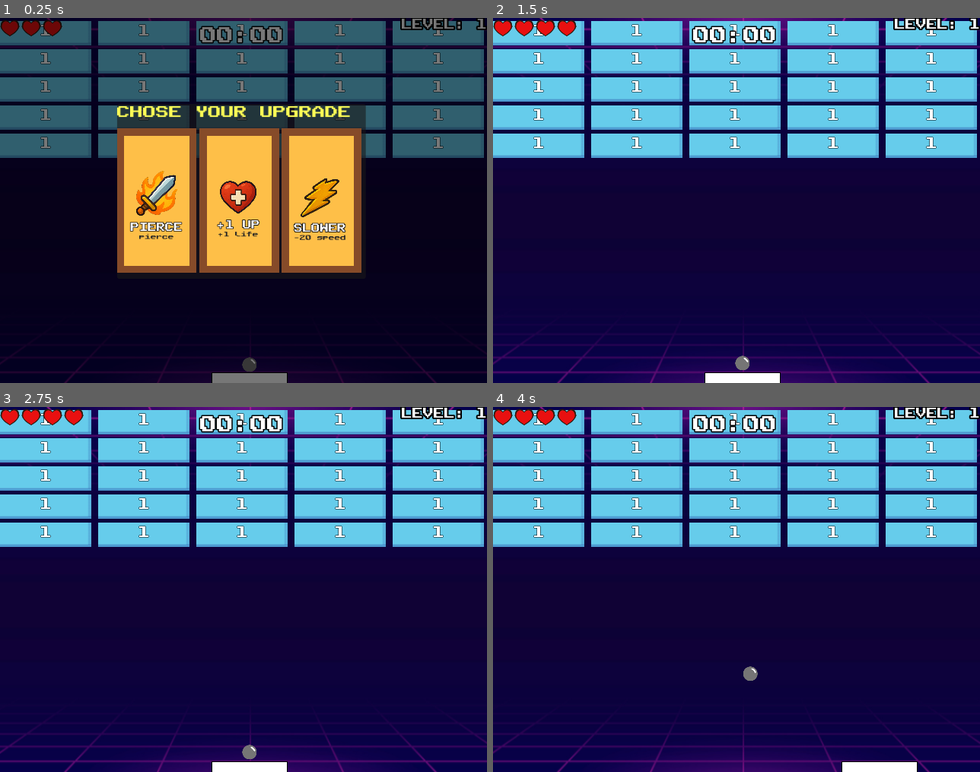
Above: before the commit, frames 1-4 (two rows, left to right).
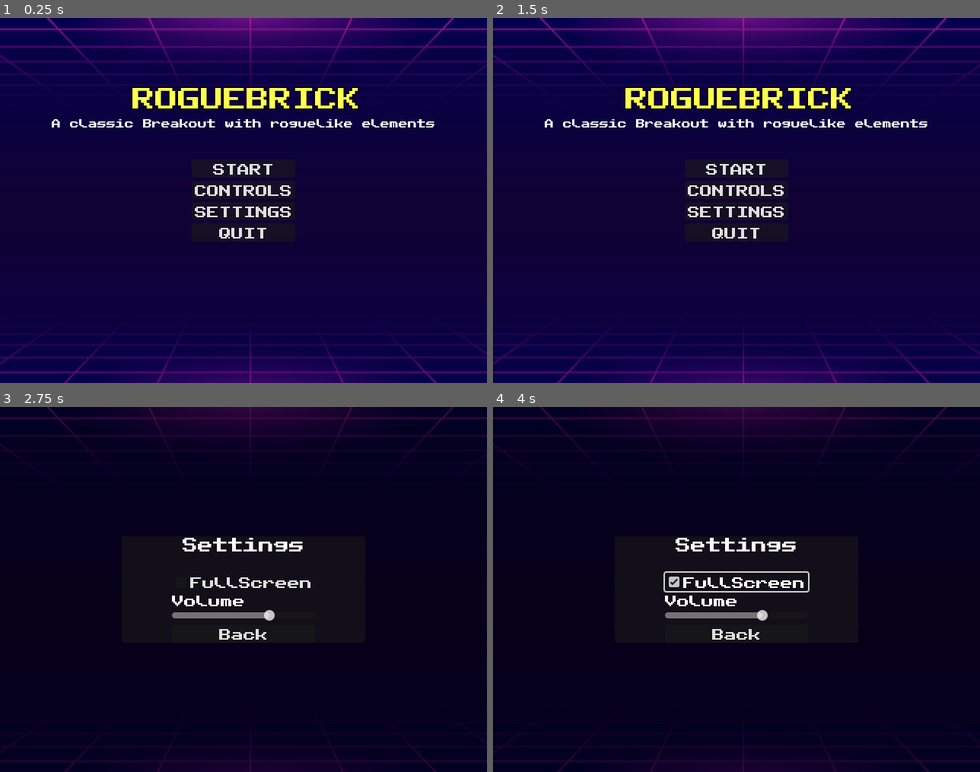
Above: after the commit, the same moments.

Repository: fabiolrodriguez/roguebrick
Game: Godot game, scene res://scenes/MainMenu.tscn
The game is run twice, just before and just after one commit, with the same random seed, the same clock (stepped at 60 frames per second) and the same inputs. Before the commit the project starts from res://scenes/wrold.tscn.
Inputs (mouse positions are in pixels of both pictures, inside the frame that each line leads up to):
- Up to frame 1 (0.25 s): no input
- Up to frame 2 (1.5 s): click (736, 189) at 0.5 s, where only the run after the commit has a clickable "CONTROLS"; click (736, 247) at 1.25 s, where only the run after the commit has a clickable "Back"
- Up to frame 3 (2.75 s): click (243, 600) at 2 s, where only the run after the commit has a clickable "SETTINGS"
- Up to frame 4 (4 s): click (736, 582) at 2.75 s, where only the run after the commit has a clickable "FullScreen"; tap Enter (ui_accept) at 3.5, 3.77 s; move the mouse to (843, 571) at 3.52 s; hold Right (ui_right) from 3.53 s (still down)

The runs differ from the first frame. In frame 1, 100% of the frame differs, in the area x 0-100%, y 0-100%; in frame 2, 33%; in frame 3, 100%; in frame 4, 100%.

Commit message:
start scene and couple menus

Diff:
--- a/project.godot
+++ b/project.godot
@@ -11,7 +11,7 @@
 [application]
 
 config/name="roguebrick"
-run/main_scene="uid://dtp3wvx20f6g4"
+run/main_scene="uid://d0umbtcupe156"
 config/features=PackedStringArray("4.6", "Forward Plus")
 config/icon="res://icon.svg"
 
@@ -19,7 +19,6 @@
 
 window/size/viewport_width=640
 window/size/viewport_height=480
-window/size/mode=2
 window/stretch/mode="canvas_items"
 
 [input]
--- /dev/null
+++ b/scenes/MainMenu.tscn
@@ -0,0 +1,203 @@
+[gd_scene format=3 uid="uid://d0umbtcupe156"]
+
+[ext_resource type="Script" uid="uid://bwj4ja8ml2g4" path="res://scripts/main_menu.gd" id="1_2wh52"]
+[ext_resource type="Texture2D" uid="uid://jq55unp6xmw1" path="res://assets/bg-resized.png" id="1_yqorp"]
+[ext_resource type="FontFile" uid="uid://ihks70w5dygr" path="res://assets/PublicPixel-rv0pA.ttf" id="2_0ykhv"]
+
+[node name="MainMenu" type="Node2D" unique_id=1960429733]
+script = ExtResource("1_2wh52")
+
+[node name="background" type="Sprite2D" parent="." unique_id=1400077535]
+position = Vector2(328.99994, 251.99998)
+scale = Vector2(1.05, 1.05)
+texture = ExtResource("1_yqorp")
+
+[node name="MainMenu" type="CanvasLayer" parent="." unique_id=1938348087]
+
+[node name="Title" type="Label" parent="MainMenu" unique_id=617337229]
+offset_left = 174.0
+offset_top = 88.5
+offset_right = 474.0
+offset_bottom = 118.5
+theme_override_colors/font_color = Color(1, 1, 0.3137255, 1)
+theme_override_colors/font_shadow_color = Color(0.0056611504, 0.0056611514, 0.00566115, 0)
+theme_override_constants/shadow_offset_x = 3
+theme_override_constants/shadow_offset_y = 7
+theme_override_constants/outline_size = 5
+theme_override_fonts/font = ExtResource("2_0ykhv")
+theme_override_font_sizes/font_size = 30
+text = "ROGUEBRICK"
+
+[node name="Label" type="Label" parent="MainMenu" unique_id=145241533]
+offset_left = 68.0
+offset_top = 132.0
+offset_right = 581.0
+offset_bottom = 155.0
+theme_override_fonts/font = ExtResource("2_0ykhv")
+theme_override_font_sizes/font_size = 12
+text = "A classic Breakout with roguelike elements"
+
+[node name="CenterContainer" type="CenterContainer" parent="MainMenu" unique_id=1298340592]
+anchors_preset = 8
+anchor_left = 0.5
+anchor_top = 0.5
+anchor_right = 0.5
+anchor_bottom = 0.5
+offset_left = -68.0
+offset_top = -67.5
+offset_right = 68.0
+offset_bottom = 67.5
+grow_horizontal = 2
+grow_vertical = 2
+
+[node name="VBoxContainer" type="VBoxContainer" parent="MainMenu/CenterContainer" unique_id=512672324]
+layout_mode = 2
+
+[node name="StartButton" type="Button" parent="MainMenu/CenterContainer/VBoxContainer" unique_id=1267190077]
+layout_mode = 2
+theme_override_constants/outline_size = 0
+theme_override_fonts/font = ExtResource("2_0ykhv")
+text = "START"
+
+[node name="ControlButton" type="Button" parent="MainMenu/CenterContainer/VBoxContainer" unique_id=1197851616]
+layout_mode = 2
+theme_override_fonts/font = ExtResource("2_0ykhv")
+text = "CONTROLS"
+
+[node name="SettingsButton" type="Button" parent="MainMenu/CenterContainer/VBoxContainer" unique_id=1737836986]
+layout_mode = 2
+theme_override_fonts/font = ExtResource("2_0ykhv")
+text = "SETTINGS"
+
+[node name="QuitButton" type="Button" parent="MainMenu/CenterContainer/VBoxContainer" unique_id=2076827236]
+layout_mode = 2
+theme_override_fonts/font = ExtResource("2_0ykhv")
+text = "QUIT"
+
+[node name="Controls" type="CanvasLayer" parent="." unique_id=929566947]
+
+[node name="ColorRect" type="ColorRect" parent="Controls" unique_id=368836452]
+offset_right = 665.0
+offset_bottom = 505.0
+color = Color(0, 0, 0, 0.53333336)
+
+[node name="PanelContainer" type="PanelContainer" parent="Controls" unique_id=854040234]
+anchors_preset = 8
+anchor_left = 0.5
+anchor_top = 0.5
+anchor_right = 0.5
+anchor_bottom = 0.5
+offset_left = -160.0
+offset_top = -46.5
+offset_right = 160.0
+offset_bottom = 46.5
+grow_horizontal = 2
+grow_vertical = 2
+
+[node name="CenterContainer" type="CenterContainer" parent="Controls/PanelContainer" unique_id=1683701584]
+layout_mode = 2
+
+[node name="VBoxContainer" type="VBoxContainer" parent="Controls/PanelContainer/CenterContainer" unique_id=980603137]
+layout_mode = 2
+
+[node name="Title" type="Label" parent="Controls/PanelContainer/CenterContainer/VBoxContainer" unique_id=1093097364]
+layout_mode = 2
+theme_override_fonts/font = ExtResource("2_0ykhv")
+theme_override_font_sizes/font_size = 20
+text = "Controls"
+horizontal_alignment = 1
+
+[node name="Title2" type="Label" parent="Controls/PanelContainer/CenterContainer/VBoxContainer" unique_id=1504754904]
+layout_mode = 2
+theme_override_fonts/font = ExtResource("2_0ykhv")
+theme_override_font_sizes/font_size = 20
+horizontal_alignment = 1
+
+[node name="Text" type="Label" parent="Controls/PanelContainer/CenterContainer/VBoxContainer" unique_id=1852009013]
+layout_mode = 2
+theme_override_fonts/font = ExtResource("2_0ykhv")
+text = "Arrows - Move
+Space  - Release Ball
+ESC    - Pause
+"
+
+[node name="BackButton" type="Button" parent="Controls/PanelContainer/CenterContainer/VBoxContainer" unique_id=864620610]
+layout_mode = 2
+theme_override_fonts/font = ExtResource("2_0ykhv")
+text = "Back"
+
+[node name="Settings" type="CanvasLayer" parent="." unique_id=1992657905]
+
+[node name="ColorRect" type="ColorRect" parent="Settings" unique_id=2065112759]
+offset_left = -5.0
+offset_top = -3.0
+offset_right = 660.0
+offset_bottom = 502.0
+color = Color(0, 0, 0, 0.53333336)
+
+[node name="PanelContainer" type="PanelContainer" parent="Settings" unique_id=737905149]
+anchors_preset = 8
+anchor_left = 0.5
+anchor_top = 0.5
+anchor_right = 0.5
+anchor_bottom = 0.5
+offset_left = -160.0
+offset_top = -46.5
+offset_right = 160.0
+offset_bottom = 46.5
+grow_horizontal = 2
+grow_vertical = 2
+
+[node name="CenterContainer" type="CenterContainer" parent="Settings/PanelContainer" unique_id=465936362]
+layout_mode = 2
+
+[node name="VBoxContainer" type="VBoxContainer" parent="Settings/PanelContainer/CenterContainer" unique_id=722948277]
+layout_mode = 2
+
+[node name="Title" type="Label" parent="Settings/PanelContainer/CenterContainer/VBoxContainer" unique_id=580645889]
+layout_mode = 2
+theme_override_fonts/font = ExtResource("2_0ykhv")
+theme_override_font_sizes/font_size = 20
+text = "Settings"
+horizontal_alignment = 1
+
+[node name="Title2" type="Label" parent="Settings/PanelContainer/CenterContainer/VBoxContainer" unique_id=558953786]
+layout_mode = 2
+theme_override_fonts/font = ExtResource("2_0ykhv")
+theme_override_font_sizes/font_size = 20
+horizontal_alignment = 1
+
+[node name="CheckBox" type="CheckBox" parent="Settings/PanelContainer/CenterContainer/VBoxContainer" unique_id=1086405465]
+layout_mode = 2
+theme_override_fonts/font = ExtResource("2_0ykhv")
+text = "FullScreen"
+alignment = 1
+
+[node name="HBoxContainer" type="HBoxContainer" parent="Settings/PanelContainer/CenterContainer/VBoxContainer" unique_id=443844562]
+layout_mode = 2
+
+[node name="Label" type="Label" parent="Settings/PanelContainer/CenterContainer/VBoxContainer/HBoxContainer" unique_id=38967748]
+layout_mode = 2
+theme_override_fonts/font = ExtResource("2_0ykhv")
+text = "Volume"
+horizontal_alignment = 1
+
+[node name="HSlider" type="HSlider" parent="Settings/PanelContainer/CenterContainer/VBoxContainer" unique_id=1376986157]
+layout_mode = 2
+max_value = 1.0
+step = 0.1
+value = 0.7
+
+[node name="BackButton" type="Button" parent="Settings/PanelContainer/CenterContainer/VBoxContainer" unique_id=390749104]
+layout_mode = 2
+theme_override_fonts/font = ExtResource("2_0ykhv")
+text = "Back"
+
+[connection signal="pressed" from="MainMenu/CenterContainer/VBoxContainer/StartButton" to="." method="_on_start_button_pressed"]
+[connection signal="pressed" from="MainMenu/CenterContainer/VBoxContainer/ControlButton" to="." method="_on_control_button_pressed"]
+[connection signal="pressed" from="MainMenu/CenterContainer/VBoxContainer/SettingsButton" to="." method="_on_settings_button_pressed"]
+[connection signal="pressed" from="MainMenu/CenterContainer/VBoxContainer/QuitButton" to="." method="_on_quit_button_pressed"]
+[connection signal="pressed" from="Controls/PanelContainer/CenterContainer/VBoxContainer/BackButton" to="." method="_on_back_button_pressed"]
+[connection signal="toggled" from="Settings/PanelContainer/CenterContainer/VBoxContainer/CheckBox" to="." method="_on_check_box_toggled"]
+[connection signal="changed" from="Settings/PanelContainer/CenterContainer/VBoxContainer/HSlider" to="." method="_on_h_slider_changed"]
+[connection signal="pressed" from="Settings/PanelContainer/CenterContainer/VBoxContainer/BackButton" to="." method="_on_back_button_pressed"]
--- a/scenes/wrold.tscn
+++ b/scenes/wrold.tscn
@@ -313,6 +313,7 @@
 layout_mode = 2
 text = "YOU WIN!!!"
 label_settings = SubResource("LabelSettings_x26i3")
+horizontal_alignment = 1
 
 [node name="HBoxContainer" type="HBoxContainer" parent="win/PanelContainer/MarginContainer/VBoxContainer" unique_id=1221061453]
 layout_mode = 2
--- /dev/null
+++ b/scripts/main_menu.gd
@@ -0,0 +1,49 @@
+extends Node2D
+
+@onready var main_menu := $MainMenu
+@onready var controls_menu := $Controls
+@onready var settings_menu = $Settings
+@onready var volume = $Settings/PanelContainer/CenterContainer/VBoxContainer/HBoxContainer/HSlider
+@onready var fullscreen = $Settings/PanelContainer/CenterContainer/VBoxContainer/CheckBox
+# Called when the node enters the scene tree for the first time.
+func _ready() -> void:
+	controls_menu.visible = false
+	settings_menu.visible = false
+
+# Called every frame. 'delta' is the elapsed time since the previous frame.
+func _process(delta: float) -> void:
+	pass
+
+func _on_start_button_pressed():
+	get_tree().change_scene_to_file("res://scenes/wrold.tscn")
+
+
+func _on_quit_button_pressed() -> void:
+	get_tree().quit()
+
+
+func _on_control_button_pressed() -> void:
+	main_menu.visible = false
+	controls_menu.visible = true
+
+func _on_back_button_pressed() -> void:
+	main_menu.visible = true
+	controls_menu.visible = false
+	settings_menu.visible = false
+
+func _on_settings_button_pressed() -> void:
+	main_menu.visible = false
+	settings_menu.visible = true
+
+func _on_h_slider_changed(value) -> void:
+	print(value)
+	AudioServer.set_bus_volume_db(0, linear_to_db(value))
+
+func _on_check_box_toggled(pressed) -> void:
+	if pressed:
+		print("fullscreen set")
+		DisplayServer.window_set_flag(DisplayServer.WINDOW_FLAG_BORDERLESS, true)
+		DisplayServer.window_set_mode(DisplayServer.WINDOW_MODE_MAXIMIZED)
+		#DisplayServer.window_set_mode(DisplayServer.WINDOW_MODE_FULLSCREEN)
+	else:
+		DisplayServer.window_set_mode(DisplayServer.WINDOW_MODE_WINDOWED)
Not shown, added: scripts/main_menu.gd.uid
Not shown, changed: assets/.DS_Store
